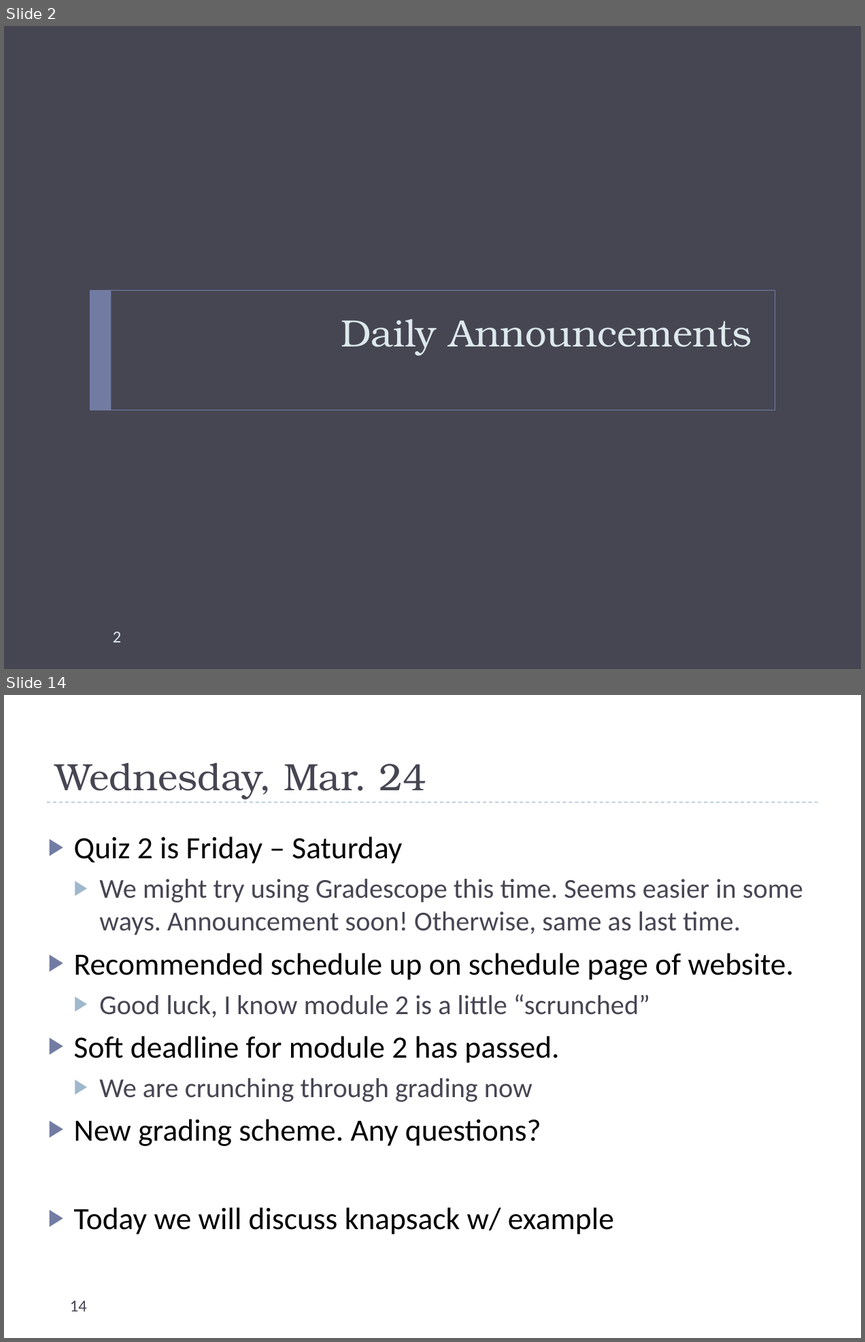
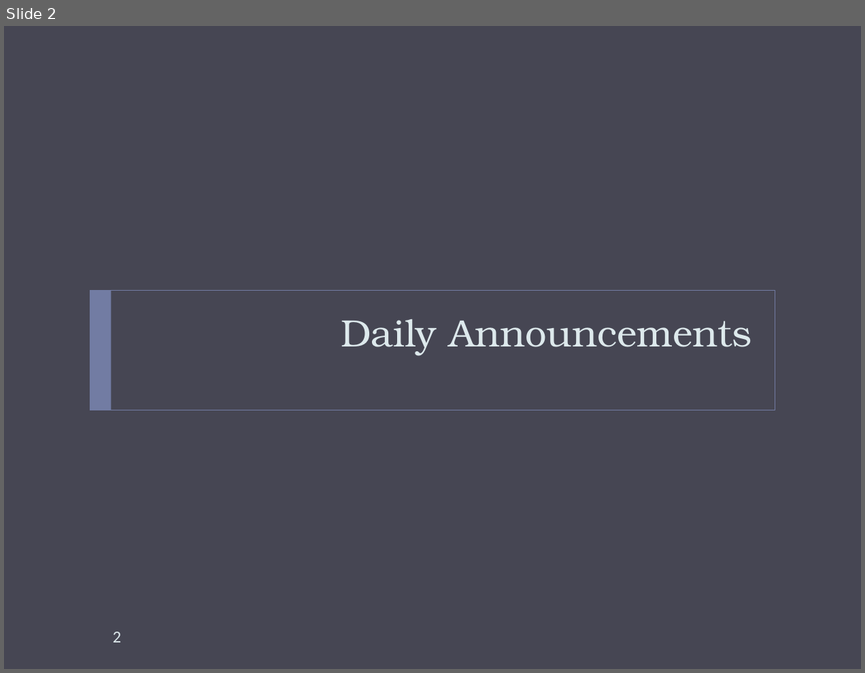
Before and after one commit to uva-cs/cs4102-f21, a slide deck: slides/dailyannouncements_mf.pptx. Shown one above the other, each under a label of ours: slides 2 and 14 before the commit, slide 2 after it; the slides between them are not shown. The pictures are 865x1342 and 865x673 pixels, drawn with LibreOffice and Linux fonts; fonts in the diff are those of the drawing. Boxes give left, top, right and bottom in pixels: in the first picture for what was removed or moved away, otherwise in the second. Text is boxed around its words. In the diff, an @@ line names an element or a change of style, - is before the commit and + after.

Commit message:
announce slides

```diff
--- a/slides/dailyannouncements_mf.pptx
+++ b/slides/dailyannouncements_mf.pptx
@@ slide 14 removed at box(4, 695, 861, 1338), background #FFFFFF @@
@@ title removed at box(55, 763, 426, 799) @@
-Wednesday, Mar. 24
@@ line removed from (47, 802) to (818, 802) @@
@@ text removed at box(74, 836, 803, 1234) @@
-▶ Quiz 2 is Friday – Saturday
-  ▶ We might try using Gradescope this time. Seems easier in some ways. Announcement soon! Otherwise, same as last time.
-▶ Recommended schedule up on schedule page of website.
-  ▶ Good luck, I know module 2 is a little “scrunched”
-▶ Soft deadline for module 2 has passed.
-  ▶ We are crunching through grading now
-▶ New grading scheme. Any questions?
-▶ Today we will discuss knapsack w/ example
@@ page number removed at box(70, 1300, 87, 1311) @@
-14
```
Also in this commit, not shown: 1 slide changed, 20 other slides removed.
